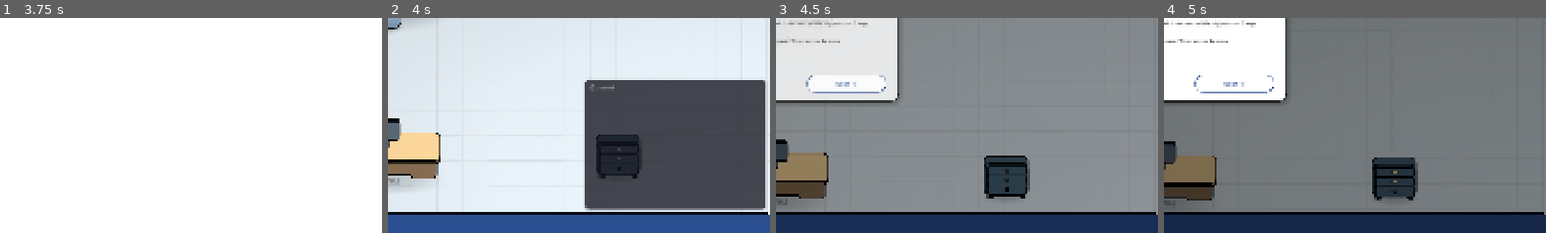
Above: before the commit, frames 1-4 (left to right).
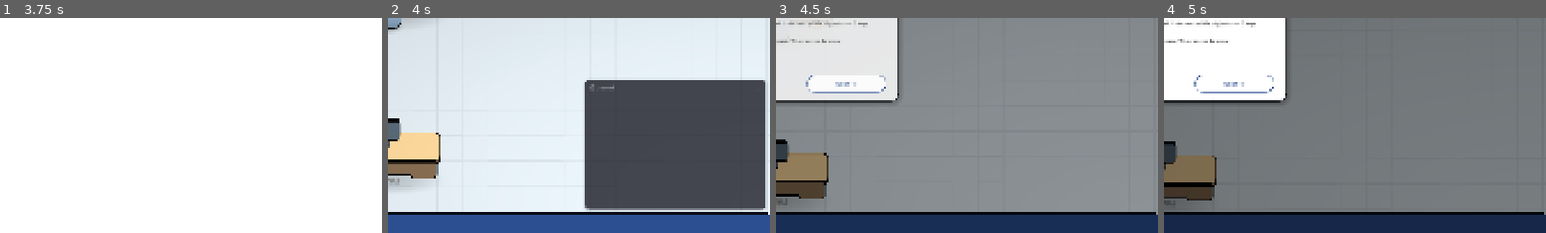
Above: after the commit, the same moments.

Repository: Esca69/project-manager-sim
Game: Godot game, scene res://Scenes/main_menu.tscn
Same seed, same stepped clock (60 frames per second), same inputs: the game is played once before the commit and once after it. Sound files missing from this copy of the repository are replaced by a short silence.
Inputs (mouse positions are % of the whole screen's width and height, from its top left):
- Up to frame 1 (3.75 s): click "🆕 New Game" at 0.5 s; tap Enter at 1.25, 2.75 s; move the mouse to (72, 45) at 1.27 s; hold Right (ui_right) 1.28-2.03 s; tap E (interact) at 1.35 s; click (72, 45) at 1.42 s; tap Space at 2, 3.5 s; move the mouse to (30, 55) at 2.02 s; hold Down (ui_down) 2.03-2.78 s; tap Q (motivate) at 2.1 s; move the mouse to (60, 28) at 2.77 s; hold Right (ui_right) 2.78-3.53 s; tap R (no_toilet) at 2.85 s; move the mouse to (45, 70) at 3.52 s; hold Up (ui_up) from 3.53 s (still down); tap 4 (speed_10x) at 3.6 s; click (45, 70) at 3.67 s
- Up to frame 2 (4 s): keep holding Up (ui_up)
- Up to frame 3 (4.5 s): move the mouse to (80, 65) at 4.27 s; release Up (ui_up) at 4.28 s; hold Left (ui_left) from 4.28 s (still down); hold 1 (speed_1x) from 4.28 s (still down)
- Up to frame 4 (5 s): keep holding Left (ui_left); keep holding 1 (speed_1x)
The pictures show only the part of the screen within x 50-100%, y 50-100%; the shares and areas given below are measured in that part.

Frame 1 is identical in both runs. In frame 2, 2.2% of the frame differs, in the area x 54-67%, y 54-75%; in frame 3, 2.3%, in the area x 54-67%, y 64-84%; in frame 4, 2.3%.

Commit message:
Fix Buy button style/width in Office Upgrades tab and link Tumbochka nodes to desk purchases
Co-authored-by: Esca69 <259692183+Esca69@users.noreply.github.com>

Diff:
--- a/Scripts/office.gd
+++ b/Scripts/office.gd
@@ -16,6 +16,11 @@
 "EmployeeDesk8", "EmployeeDesk9", "EmployeeDesk11", "EmployeeDesk10", "EmployeeDesk12"
 ]
 const STARTING_DESKS = ["EmployeeDesk3", "EmployeeDesk", "EmployeeDesk5"]
+const DESK_TUMBOCHKA_MAP = {
+	"EmployeeDesk2": "Tumbochka",
+	"EmployeeDesk4": "Tumbochka2",
+	"EmployeeDesk6": "Tumbochka3",
+}
 
 func _ready():
 	# === КРИТИЧНО: добавляем в группу "office" для поиска из SaveManager ===
@@ -111,6 +116,12 @@
 				else:
 					if desk.is_in_group("desk"):
 						desk.remove_from_group("desk")
+			if DESK_TUMBOCHKA_MAP.has(desk_name):
+				var tumb_name = DESK_TUMBOCHKA_MAP[desk_name]
+				var tumb = find_child(tumb_name, true, false)
+				if tumb:
+					tumb.visible = should_show
+					_set_node_collision(tumb, should_show)
 
 func _try_restore_save():
 	if SaveManager.pending_restore:
--- a/Scripts/project_selection_ui.gd
+++ b/Scripts/project_selection_ui.gd
@@ -1065,7 +1065,11 @@
 		if UITheme: UITheme.apply_font(cost_lbl, "regular")
 		content_vbox.add_child(cost_lbl)
 
-		# Buy button
+		# Buy button in right_vbox (like negotiations tab!)
+		var right_vbox = VBoxContainer.new()
+		right_vbox.alignment = BoxContainer.ALIGNMENT_CENTER
+		hbox.add_child(right_vbox)
+
 		var bm = get_node_or_null("/root/BossManager")
 		var can_afford = GameState.company_balance >= cost_money
 		var has_trust = bm == null or bm.boss_trust >= cost_trust
@@ -1073,19 +1077,31 @@
 
 		var buy_btn = Button.new()
 		buy_btn.text = tr("BTN_BUY_UPGRADE")
-		buy_btn.custom_minimum_size = Vector2(110, 36)
+		buy_btn.custom_minimum_size = Vector2(160, 40)
 		buy_btn.focus_mode = Control.FOCUS_NONE
 		buy_btn.disabled = not btn_enabled
 
-		var btn_s = _btn_style.duplicate() if btn_enabled else _btn_style_disabled.duplicate()
-		buy_btn.add_theme_stylebox_override("normal", btn_s)
-		buy_btn.add_theme_stylebox_override("hover", _btn_style_hover.duplicate() if btn_enabled else btn_s)
-		buy_btn.add_theme_stylebox_override("pressed", _btn_style_hover.duplicate() if btn_enabled else btn_s)
-		buy_btn.add_theme_color_override("font_color", COLOR_BLUE if btn_enabled else COLOR_GRAY)
-		buy_btn.add_theme_font_size_override("font_size", 13)
-		if UITheme: UITheme.apply_font(buy_btn, "bold")
-		buy_btn.pressed.connect(buy_callback)
-		content_vbox.add_child(buy_btn)
+		if btn_enabled:
+			buy_btn.add_theme_stylebox_override("normal", _btn_style)
+			buy_btn.add_theme_stylebox_override("hover", _btn_style_hover)
+			buy_btn.add_theme_stylebox_override("pressed", _btn_style_hover)
+			buy_btn.add_theme_color_override("font_color", COLOR_BLUE)
+			buy_btn.add_theme_color_override("font_hover_color", Color.WHITE)
+			buy_btn.add_theme_color_override("font_pressed_color", Color.WHITE)
+			buy_btn.pressed.connect(buy_callback)
+		else:
+			buy_btn.add_theme_stylebox_override("normal", _btn_style_disabled)
+			buy_btn.add_theme_stylebox_override("hover", _btn_style_disabled)
+			buy_btn.add_theme_stylebox_override("pressed", _btn_style_disabled)
+			buy_btn.add_theme_stylebox_override("disabled", _btn_style_disabled)
+			buy_btn.add_theme_color_override("font_color", Color(0.55, 0.55, 0.6, 1))
+			buy_btn.add_theme_color_override("font_hover_color", Color(0.55, 0.55, 0.6, 1))
+			buy_btn.add_theme_color_override("font_pressed_color", Color(0.55, 0.55, 0.6, 1))
+			buy_btn.add_theme_color_override("font_disabled_color", Color(0.55, 0.55, 0.6, 1))
+
+		buy_btn.add_theme_font_size_override("font_size", 14)
+		if UITheme: UITheme.apply_font(buy_btn, "semibold")
+		right_vbox.add_child(buy_btn)
 
 	return card
 
